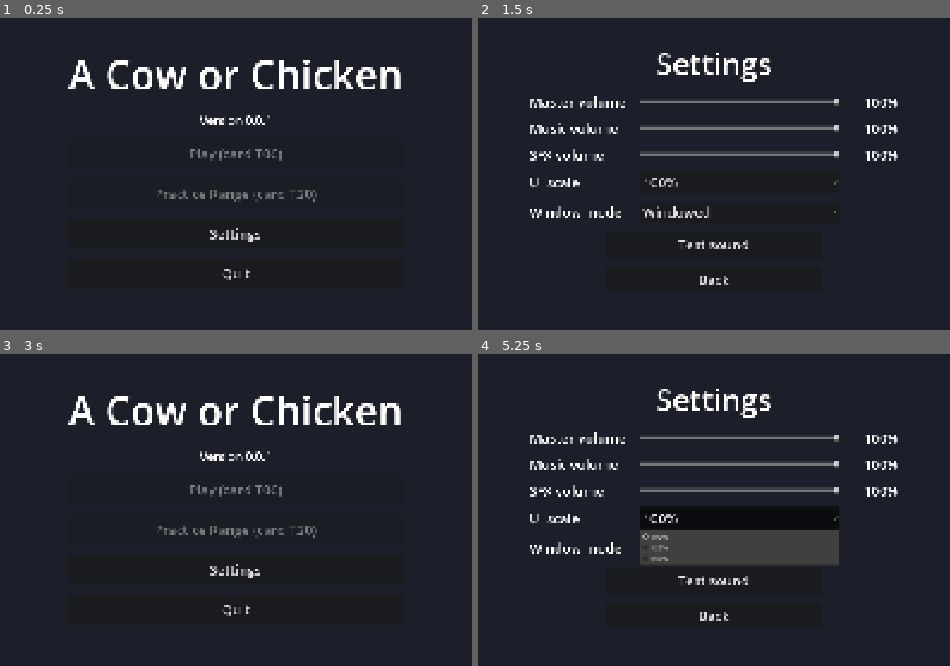
Above: before the commit, frames 1-4 (two rows, left to right).
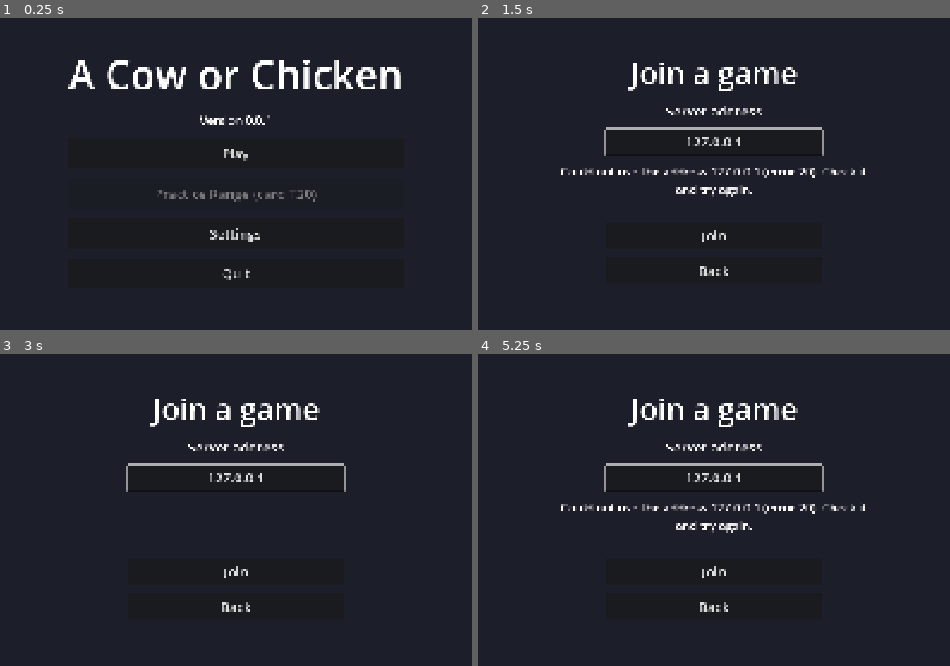
Above: after the commit, the same moments.

Repository: gabrielsfprofessional/A-Cow-Or-Chicken-Game-build-McGills
Game: Godot game, scene res://game/ui/main_menu.tscn
The game is run twice, just before and just after one commit, with the same random seed, the same clock (stepped at 60 frames per second) and the same inputs.
Inputs (mouse positions are in pixels of both pictures, inside the frame that each line leads up to):
- Up to frame 1 (0.25 s): no input
- Up to frame 2 (1.5 s): click (714, 152) at 0.5 s, where only the run after the commit has a clickable "Play"; click (714, 236) at 1.25 s, where only the run after the commit has a clickable "Join"
- Up to frame 3 (3 s): click "Back" at 2 s; click (236, 488) at 2.75 s, where only the run after the commit has a clickable "Play"
- Up to frame 4 (5.25 s): click (714, 569) at 3.5 s, where only the run before the commit has a clickable "Settings"; click (714, 581) at 4.25 s, where only the run before the commit has a clickable "Test sound"; click (737, 519) at 5 s, where only the run before the commit has a clickable "100%"

The runs differ from the first frame. In frame 1, 0.3% of the frame differs, in the area x 40-60%, y 41-46%; in frame 2, 7.1%; in frame 3, 5.1%; in frame 4, 14%, in the area x 11-89%, y 11-86%.

Commit message:
T10: Play button and Join screen (checkpoint)
Co-Authored-By: Claude Sonnet 5.5 <noreply@anthropic.com>

Diff:
--- a/game/core/net.gd
+++ b/game/core/net.gd
@@ -27,7 +27,7 @@
 ## How long the server waits before dropping a version-mismatched peer.
 const REFUSE_DELAY: float = 1.0
 const TEST_WORLD: String = "res://game/net/test_world.tscn"
-const MAIN_MENU: String = "res://game/ui/main_menu.tscn"
+const JOIN_SCREEN: String = "res://game/ui/join_screen.tscn"
 ## Frames the auto-join waits for the world to load before it gives up.
 const WORLD_LOAD_FRAMES: int = 600
 
@@ -40,6 +40,9 @@
 
 ## Read-only for other cards. T10 uses it to pick what the Join screen shows.
 var state: State = State.OFFLINE
+## Why the last join failed or the connection was lost. The Join screen shows it
+## once and clears it.
+var last_reason: String = ""
 
 var _peer_versions: Dictionary[int, String] = {}
 var _server_version: String = ""
@@ -47,6 +50,8 @@
 var _join_started_msec: int = 0
 ## Bumped on every join and leave so a stale timeout cannot fail a later attempt.
 var _join_attempt: int = 0
+## True from play() until the world has loaded and join() has started.
+var _play_busy: bool = false
 
 
 func _ready() -> void:
@@ -156,6 +161,22 @@
 	left.emit("")
 
 
+## Open the test world, then join. The Join screen calls this.
+## The world loads first so the server's spawns have somewhere to land.
+## Answers like join(): "joined" or "join_failed(reason)". A second call while one
+## is under way, or while already connecting or in a game, is ignored.
+func play(address: String) -> void:
+	if _play_busy or state != State.OFFLINE:
+		return
+	_play_busy = true
+	var loaded := await _load_world()
+	_play_busy = false
+	if not loaded:
+		_fail_play("Could not open the game world. Tell Gabe.")
+		return
+	join(address)
+
+
 func _autostart() -> void:
 	# Let the main scene finish loading before swapping it out.
 	await get_tree().process_frame
@@ -165,18 +186,13 @@
 	var address := join_argument()
 	if address == "":
 		return  # A normal launch: stay on the main menu.
-	# The world has to exist before the handshake, so the server's spawns have
-	# somewhere to land and hello only goes out once we can draw heroes.
-	if not await _load_world():
-		return
-	join(address)
+	play(address)
 
 
 func _load_world() -> bool:
 	var err := get_tree().change_scene_to_file(TEST_WORLD)
 	if err != OK:
 		_log("could not load %s (error %d)" % [TEST_WORLD, err])
-		_alert("Could not load the test world (error %d)." % err)
 		return false
 	var waited := 0
 	while waited < WORLD_LOAD_FRAMES:
@@ -186,7 +202,6 @@
 		await get_tree().process_frame
 		waited += 1
 	_log("the test world did not load within %d frames" % WORLD_LOAD_FRAMES)
-	_alert("The test world did not load. Tell Gabe.")
 	return false
 
 
@@ -319,7 +334,7 @@
 	var reason := "Lost connection to the server. It may have been closed."
 	_log(reason)
 	left.emit(reason)
-	_return_to_menu(reason)
+	_return_to_join_screen(reason)
 
 
 # --- plumbing ----------------------------------------------------------------
@@ -330,7 +345,7 @@
 	_close_peer()
 	_log("join failed after %s: %s" % [_since_join(), reason])
 	join_failed.emit(reason)
-	_return_to_menu(reason)
+	_return_to_join_screen(reason)
 
 
 func _close_peer() -> void:
@@ -343,29 +358,39 @@
 	multiplayer.multiplayer_peer = null
 
 
+## The world would not load, so there is no connection to close. Tell the Join
+## screen if it is still showing; otherwise put the player back on it.
+func _fail_play(reason: String) -> void:
+	_log(reason)
+	if Game.is_server():
+		return
+	_return_to_join_screen(reason)
+	join_failed.emit(reason)
+
+
 ## Say why, then put the player back where they can try again.
-## T10 replaces the alert with the Join screen's own message.
-func _return_to_menu(reason: String) -> void:
+## The Join screen shows last_reason once it is up.
+func _return_to_join_screen(reason: String) -> void:
 	if Game.is_server():
 		return
-	_alert(reason)
+	last_reason = reason
 	var current := get_tree().current_scene
-	if current == null or current.scene_file_path != MAIN_MENU:
-		get_tree().change_scene_to_file.call_deferred(MAIN_MENU)
-		_log_menu_arrival()
-
-
-## Logs once the menu is really up, not just asked for.
-func _log_menu_arrival() -> void:
+	if current == null or current.scene_file_path != JOIN_SCREEN:
+		get_tree().change_scene_to_file.call_deferred(JOIN_SCREEN)
+		_log_join_screen_arrival()
+
+
+## Logs once the Join screen is really up, not just asked for.
+func _log_join_screen_arrival() -> void:
 	var waited := 0
 	while waited < WORLD_LOAD_FRAMES:
 		var current := get_tree().current_scene
-		if current != null and current.scene_file_path == MAIN_MENU:
-			_log("back to the main menu")
+		if current != null and current.scene_file_path == JOIN_SCREEN:
+			_log("back on the Join screen")
 			return
 		await get_tree().process_frame
 		waited += 1
-	_log("could not get back to the main menu")
+	_log("could not get back to the Join screen")
 
 
 func _alert(message: String) -> void:
--- /dev/null
+++ b/game/ui/join_screen.gd
@@ -0,0 +1,81 @@
+extends Control
+## Join screen: type a server address, press Join. Owner: John (game/ui).
+## Join hands the address to Settings, then Net.play() opens the world and joins.
+## If that fails, Net brings the player back here with the reason in Net.last_reason.
+
+const MENU_SCENE: String = "res://game/ui/main_menu.tscn"
+
+@onready var _address: LineEdit = $Center/Rows/AddressEdit
+@onready var _message: Label = $Center/Rows/Message
+@onready var _join: Button = $Center/Rows/JoinButton
+@onready var _back: Button = $Center/Rows/BackButton
+
+var _joining: bool = false
+
+
+func _ready() -> void:
+	_address.text = _starting_address()
+	_address.text_changed.connect(_on_address_changed)
+	_address.text_submitted.connect(_on_address_submitted)
+	_join.pressed.connect(_start_join)
+	_back.pressed.connect(_on_back_pressed)
+	Net.join_failed.connect(_on_join_failed)
+	_show_last_reason()
+	_update_join_button()
+	_address.grab_focus()
+	_address.caret_column = _address.text.length()
+
+
+## The address tried this session, else the last one that worked, else the server's.
+func _starting_address() -> String:
+	if Settings.last_tried != "":
+		return Settings.last_tried
+	if Settings.last_address != "":
+		return Settings.last_address
+	return Net.server_address()
+
+
+## Shows the reason Net left behind, once.
+func _show_last_reason() -> void:
+	_message.text = Net.last_reason
+	Net.last_reason = ""
+
+
+func _on_address_changed(_text: String) -> void:
+	_update_join_button()
+
+
+func _on_address_submitted(_text: String) -> void:
+	_start_join()
+
+
+func _update_join_button() -> void:
+	_join.disabled = _joining or _address.text.strip_edges() == ""
+
+
+func _start_join() -> void:
+	var address: String = _address.text.strip_edges()
+	if _joining or address == "":
+		return
+	_joining = true
+	_message.text = "Joining %s ..." % address
+	_address.editable = false
+	_back.disabled = true
+	_update_join_button()
+	Settings.begin_join(address)
+	Net.play(address)
+
+
+## Only reached when this screen is still up, for example when the world would not load.
+func _on_join_failed(_reason: String) -> void:
+	_joining = false
+	_address.editable = true
+	_back.disabled = false
+	_show_last_reason()
+	_update_join_button()
+	_address.grab_focus()
+
+
+func _on_back_pressed() -> void:
+	if not _joining:
+		get_tree().change_scene_to_file(MENU_SCENE)
--- /dev/null
+++ b/game/ui/join_screen.tscn
@@ -0,0 +1,79 @@
+[gd_scene format=3]
+
+[ext_resource type="Script" path="res://game/ui/join_screen.gd" id="1_screen"]
+[ext_resource type="Script" path="res://game/ui/ui_scaler.gd" id="2_scaler"]
+
+[node name="JoinScreen" type="Control"]
+layout_mode = 3
+anchors_preset = 15
+anchor_right = 1.0
+anchor_bottom = 1.0
+grow_horizontal = 2
+grow_vertical = 2
+script = ExtResource("1_screen")
+
+[node name="Background" type="ColorRect" parent="."]
+layout_mode = 1
+anchors_preset = 15
+anchor_right = 1.0
+anchor_bottom = 1.0
+grow_horizontal = 2
+grow_vertical = 2
+color = Color(0.11, 0.12, 0.16, 1)
+
+[node name="Center" type="CenterContainer" parent="."]
+layout_mode = 1
+anchors_preset = 15
+anchor_right = 1.0
+anchor_bottom = 1.0
+grow_horizontal = 2
+grow_vertical = 2
+
+[node name="Rows" type="VBoxContainer" parent="Center"]
+layout_mode = 2
+theme_override_constants/separation = 20
+
+[node name="Title" type="Label" parent="Center/Rows"]
+layout_mode = 2
+theme_override_font_sizes/font_size = 72
+text = "Join a game"
+horizontal_alignment = 1
+
+[node name="AddressLabel" type="Label" parent="Center/Rows"]
+layout_mode = 2
+theme_override_font_sizes/font_size = 32
+text = "Server address"
+horizontal_alignment = 1
+
+[node name="AddressEdit" type="LineEdit" parent="Center/Rows"]
+custom_minimum_size = Vector2(520, 64)
+layout_mode = 2
+size_flags_horizontal = 4
+theme_override_font_sizes/font_size = 32
+alignment = 1
+max_length = 100
+
+[node name="Message" type="Label" parent="Center/Rows"]
+custom_minimum_size = Vector2(760, 120)
+layout_mode = 2
+size_flags_horizontal = 4
+theme_override_font_sizes/font_size = 28
+horizontal_alignment = 1
+autowrap_mode = 3
+
+[node name="JoinButton" type="Button" parent="Center/Rows"]
+custom_minimum_size = Vector2(520, 64)
+layout_mode = 2
+size_flags_horizontal = 4
+theme_override_font_sizes/font_size = 32
+text = "Join"
+
+[node name="BackButton" type="Button" parent="Center/Rows"]
+custom_minimum_size = Vector2(520, 64)
+layout_mode = 2
+size_flags_horizontal = 4
+theme_override_font_sizes/font_size = 32
+text = "Back"
+
+[node name="UiScaler" type="Node" parent="."]
+script = ExtResource("2_scaler")
--- a/game/ui/main_menu.gd
+++ b/game/ui/main_menu.gd
@@ -1,6 +1,8 @@
 extends Control
 ## Placeholder main menu. Owner: John (game/ui).
-## Play is wired in T06/T10; Practice Range in T20.
+## Play opens the Join screen (T10); Practice Range is wired in T20.
+
+const JOIN_SCENE: String = "res://game/ui/join_screen.tscn"
 
 @onready var _version: Label = $Center/Menu/Version
 
@@ -9,6 +11,10 @@
 	_version.text = "Version %s" % Game.version()
 
 
+func _on_play_pressed() -> void:
+	get_tree().change_scene_to_file(JOIN_SCENE)
+
+
 func _on_settings_pressed() -> void:
 	get_tree().change_scene_to_file("res://game/ui/settings_screen.tscn")
 
--- a/game/ui/main_menu.tscn
+++ b/game/ui/main_menu.tscn
@@ -49,8 +49,7 @@
 custom_minimum_size = Vector2(520, 72)
 layout_mode = 2
 theme_override_font_sizes/font_size = 32
-disabled = true
-text = "Play (card T06)"
+text = "Play"
 
 [node name="PracticeButton" type="Button" parent="Center/Menu"]
 custom_minimum_size = Vector2(520, 72)
@@ -74,5 +73,6 @@
 [node name="UiScaler" type="Node" parent="."]
 script = ExtResource("2_scaler")
 
+[connection signal="pressed" from="Center/Menu/PlayButton" to="." method="_on_play_pressed"]
 [connection signal="pressed" from="Center/Menu/SettingsButton" to="." method="_on_settings_pressed"]
 [connection signal="pressed" from="Center/Menu/QuitButton" to="." method="_on_quit_pressed"]
--- a/game/ui/settings.gd
+++ b/game/ui/settings.gd
@@ -14,11 +14,17 @@
 var sfx: int = 100
 var ui_scale: float = 1.0
 var fullscreen: bool = false
+## The last address that really joined. Saved. "" until the first good join.
+var last_address: String = ""
+## The address of the join in progress or the last one tried this session. Memory
+## only, so a typo can be fixed but is never saved.
+var last_tried: String = ""
 
 
 func _ready() -> void:
 	load_settings()
 	apply_all()
+	Net.joined.connect(_on_net_joined)
 
 
 func load_settings() -> void:
@@ -39,6 +45,7 @@
 	var wanted: float = float(data.get("ui_scale", ui_scale))
 	ui_scale = wanted if wanted in SCALES else 1.0
 	fullscreen = bool(data.get("fullscreen", fullscreen))
+	last_address = str(data.get("last_address", "")).strip_edges()
 
 
 ## Writes to a temp file first, then renames, so a crash never leaves a half-written file.
@@ -50,6 +57,7 @@
 		"sfx": sfx,
 		"ui_scale": ui_scale,
 		"fullscreen": fullscreen,
+		"last_address": last_address,
 	}
 	var tmp: String = PATH + ".tmp"
 	var file: FileAccess = FileAccess.open(tmp, FileAccess.WRITE)
@@ -59,6 +67,12 @@
 	file.store_string(JSON.stringify(data, "\t"))
 	file.close()
 	DirAccess.rename_absolute(ProjectSettings.globalize_path(tmp), ProjectSettings.globalize_path(PATH))
+
+
+## The Join screen calls this just before Net.play(). The address is only kept
+## for good (last_address) once Net.joined fires.
+func begin_join(address: String) -> void:
+	last_tried = address.strip_edges()
 
 
 func apply_all() -> void:
@@ -99,6 +113,13 @@
 	_apply_window_mode()
 
 
+func _on_net_joined() -> void:
+	if last_tried == "" or last_tried == last_address:
+		return
+	last_address = last_tried
+	save_settings()
+
+
 func _apply_volume(bus: StringName) -> void:
 	var index: int = AudioServer.get_bus_index(bus)
 	if index < 0:
Not shown, added: game/ui/join_screen.gd.uid
Not shown, changed: game/net/README.md
